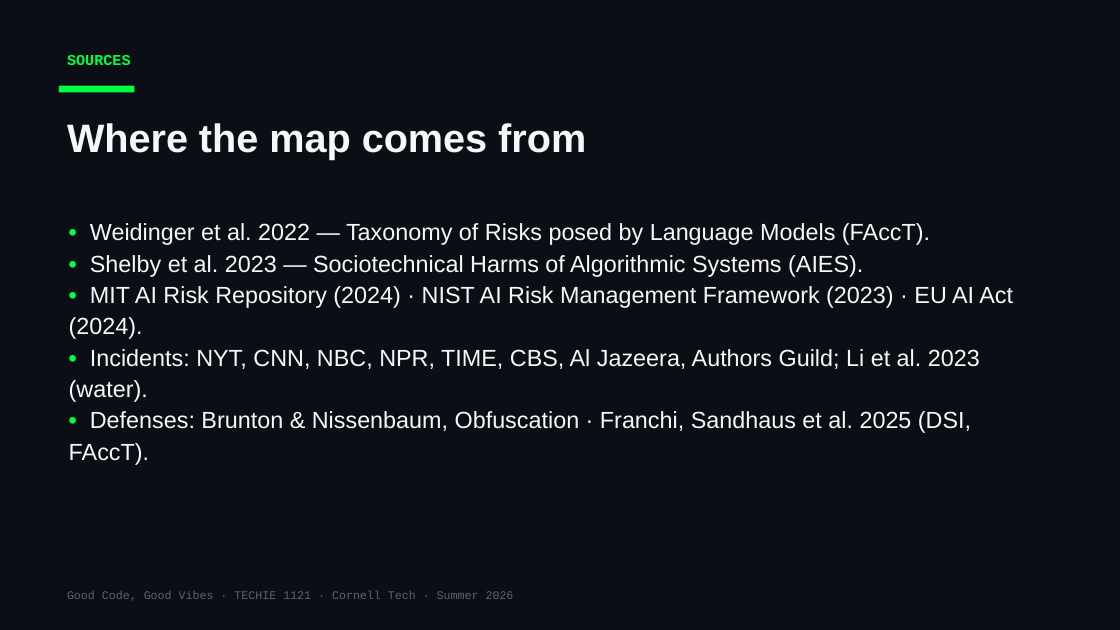
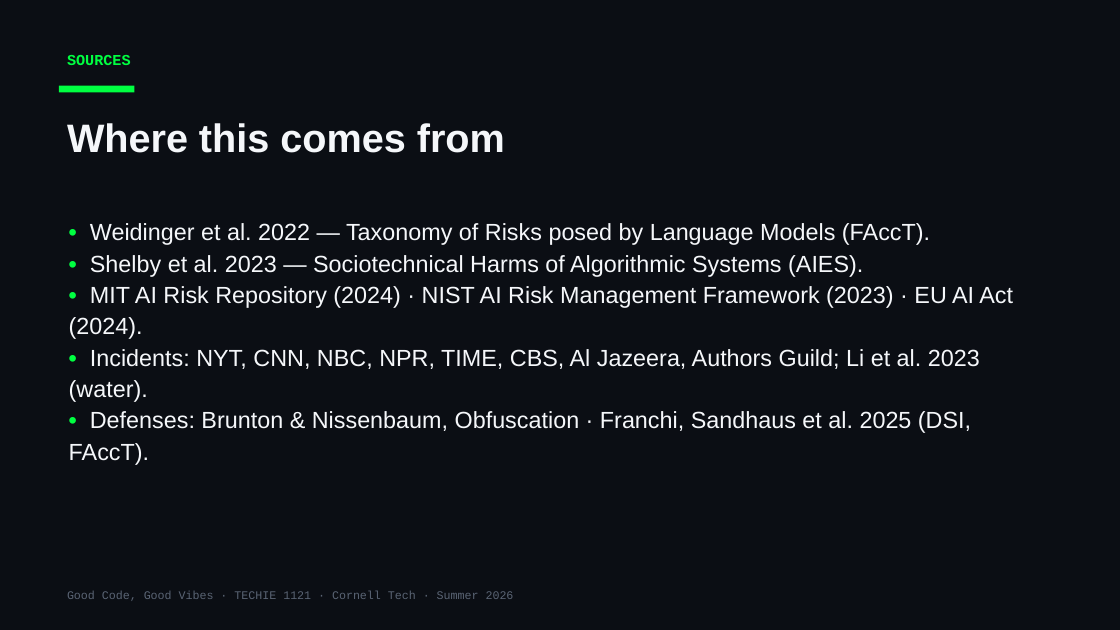
Before and after one commit to Cornell-Tech-Vibe-Coding-Summer-2026/website, a slide deck: slide 26 of slides/Week2-Wed-AI-Against-AI.pptx. Drawn at 1120x630 pixels with LibreOffice and Linux fonts; fonts in the diff are those of the drawing. Boxes give left, top, right and bottom in pixels: in the first picture for what was removed or moved away, otherwise in the second. Text is boxed around its words. In the diff, an @@ line names an element or a change of style, - is before the commit and + after.

```diff
--- a/slides/Week2-Wed-AI-Against-AI.pptx
+++ b/slides/Week2-Wed-AI-Against-AI.pptx
@@ text at box(67, 123, 505, 153): text changed @@
-Where the map comes from
+Where this comes from
```
Also in this commit, not shown: 12 other slides changed, 2 other files.
